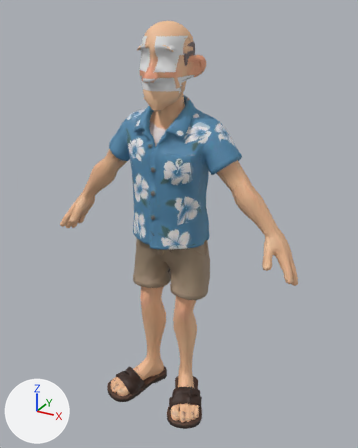
One commit to the glTF model johansson-town/assets/avatars/pixar/johansson.glb: the scene before it, then after it.
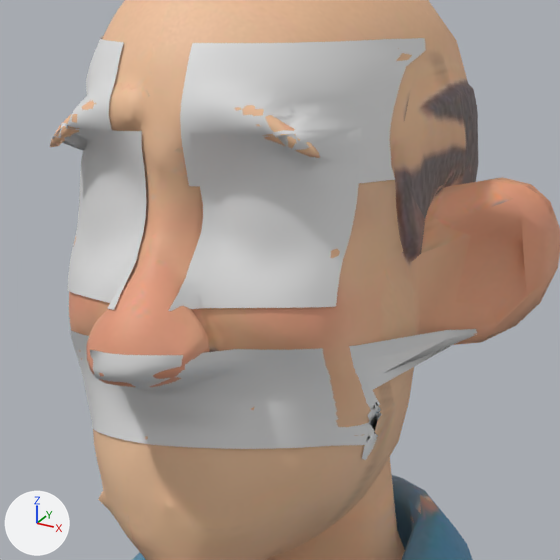
Each version is shown whole from a 50 mm camera at (0.995, -1.73, 1.726) aimed at (0.05, -0.01, 0.866), then close up on the part from 36% to 58% of the width and 7% to 24% of the height. The axes (+X, +Y, +Z) are drawn at lower left. The lights are the same throughout. The first two pictures are the older version. Vertices at exactly the same position are counted once.

Objects in the first close-up: 'Johansson_brows', 'Johansson_eyes', 'Johansson_mouth', 'Johansson_pixar'.
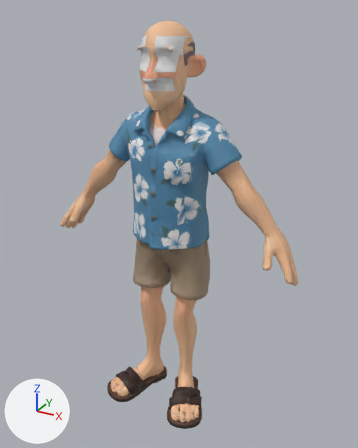
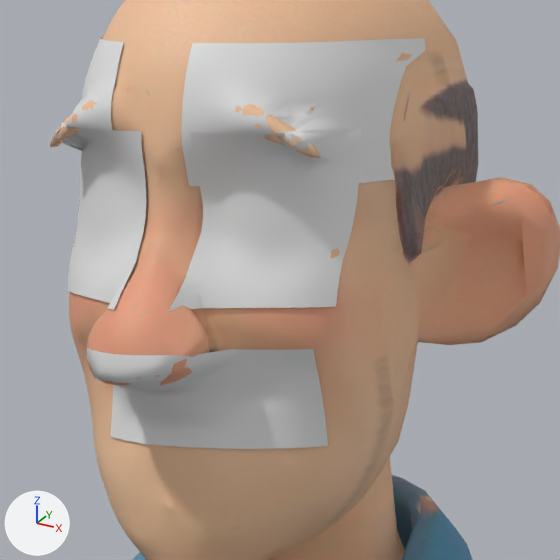
Boxes [x1, y1, x2, y2] around the edits, measured in the close-ups (560 x 560 px; the box of a moved part takes in the faces that stretch with it):
'Johansson_mouth', reshaped: before [70, 329, 477, 460]; after [87, 348, 328, 449]
part 1 of me_thuan_brows, moved or reshaped: before [180, 72, 397, 173]; after [181, 73, 397, 173]
part 2 of me_thuan_brows, moved or reshaped: before [62, 81, 88, 125]; after [62, 80, 87, 125]
part 4 of me_mesh_0, moved or reshaped: before [71, 62, 320, 560]; after [87, 22, 320, 560]

The change, as a list of edits to the scene's bpy script:
```text
Change me_thuan_brows:
    used by ob_johansson_brows; location = (0.0, 0.0, 0.0)
    remove me_thuan_brows.from_pydata(...)  # 330 vertices, 560 faces; spans x -0.087..0.081, y -0.118..0.004, z 1.561..1.628
    add me_thuan_brows.from_pydata(...)  # 330 vertices, 560 faces; spans x -0.087..0.081, y -0.117..0.004, z 1.561..1.628
    me_thuan_brows part 1: 36 of 330 vertices moved; they spanned x 0.009..0.076, y -0.118..-0.054, z 1.574..1.608 and now span x 0.009..0.076, y -0.116..-0.056, z 1.574..1.608; mean shift (0.0, 0.001, 0.0); largest move (0.059, -0.104, 1.581) -> (0.059, -0.087, 1.581)
    me_thuan_brows part 2: 6 of the vertices in x -0.079..-0.064, y -0.088..-0.065, z 1.581..1.607 are moved by (0.0, -0.003, 0.0)
    other edits to the shape of me_thuan_brows do not show in these pictures
Change me_thuan_mouth:
    used by ob_johansson_mouth; location = (0.0, 0.0, 0.0)
    remove me_thuan_mouth.from_pydata(...)  # 221 vertices, 384 faces; spans x -0.08..0.103, y -0.158..0.02, z 1.427..1.486
    add me_thuan_mouth.from_pydata(...)  # 221 vertices, 384 faces; spans x -0.045..0.068, y -0.158..-0.077, z 1.437..1.486
    me_thuan_mouth part 3: 208 of 221 vertices moved; they spanned x -0.08..0.103, y -0.158..0.02, z 1.427..1.486 and now span x -0.045..0.068, y -0.158..-0.077, z 1.437..1.486; mean shift (0.002, -0.019, 0.001); largest move (0.103, 0.02, 1.483) -> (0.068, -0.09, 1.482)
Change me_mesh_0:
    where me_mesh_0.from_pydata(...)  # 9946 vertices, 20000 faces; spans x -0.59..0.59, y -0.26..0.14, z -0.02..1.68
    used by ob_johansson_pixar; location = (0.0, 0.0, 0.0)
    me_mesh_0 part 4: 68 vertices moved within x -0.26..0.08, y -0.12..0.01, z 1.16..1.62; 108 vertices removed from x -0.17..0.07, y -0.12..0.09, z 1.16..1.62; 102 vertices added at x -0.17..0.08, y -0.14..0.09, z 1.16..1.63
```
